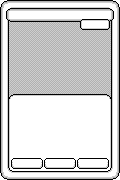
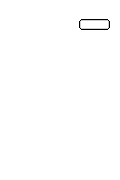
Layered file, before and after one edit (120 x 180). Changes by layer:
painted on "id" (2nd of 2, in "id") over [0, 0, 120, 128]
painted on "tags" (2nd of 2, in "tags") over [0, 74, 120, 180]
painted on "border" (2nd of 2, in "border") over [0, 0, 120, 180]
painted on "background" (2nd of 2, in "background") over [0, 0, 120, 180]
